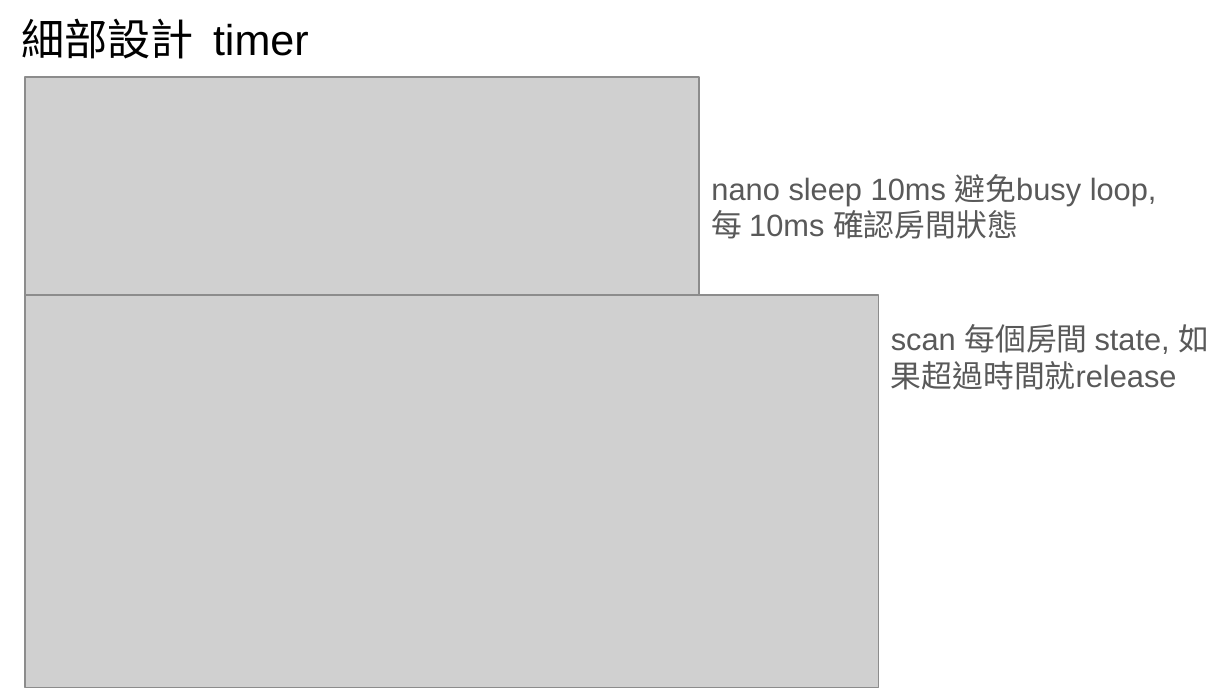
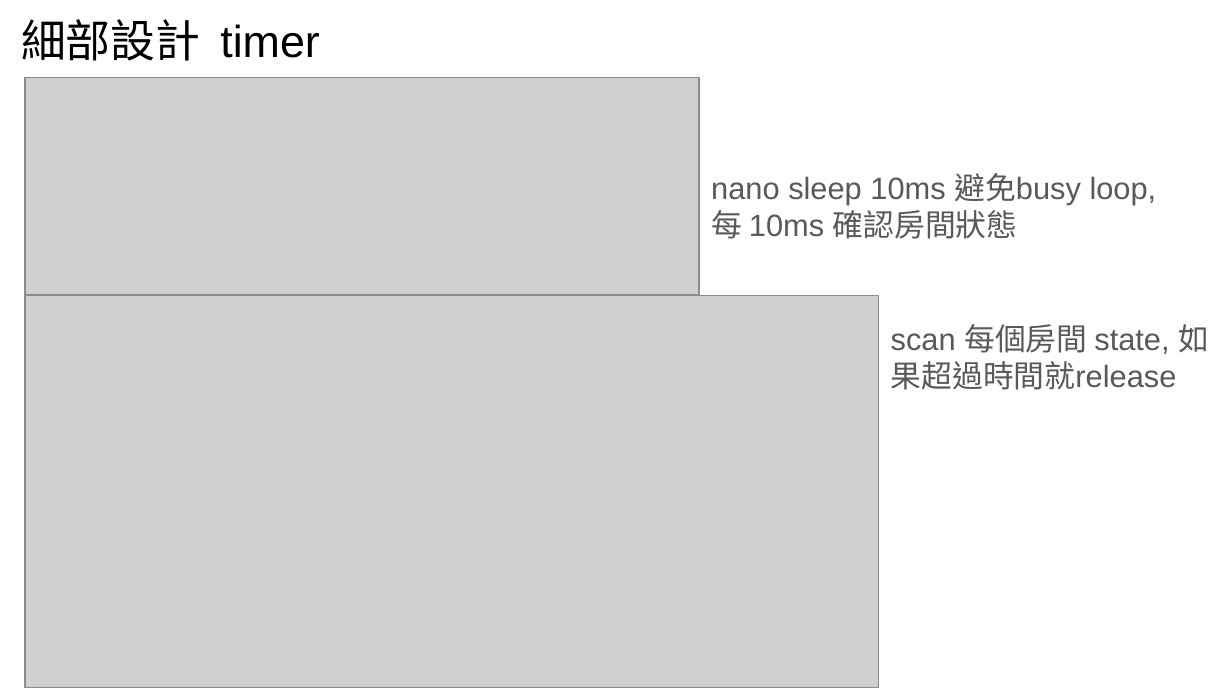
Before and after one commit to jaco267/EOS_2025, a slide deck: slide 23 of FP_design2_group7.pptx. Drawn at 1232x693 pixels with LibreOffice and Linux fonts; fonts in the diff are those of the drawing; grey boxes stand for pictures. Boxes give left, top, right and bottom in pixels: in the first picture for what was removed or moved away, otherwise in the second. Text is boxed around its words. In the diff, an @@ line names an element or a change of style, - is before the commit and + after.

```diff
--- a/FP_design2_group7.pptx
+++ b/FP_design2_group7.pptx
@@ title "細部設計 timer" at (x1=21, y1=19, x2=319, y2=61): size 25.2 to 26.2 pt @@
```
Also in this commit, not shown: 20 other slides changed, 1 other file.
